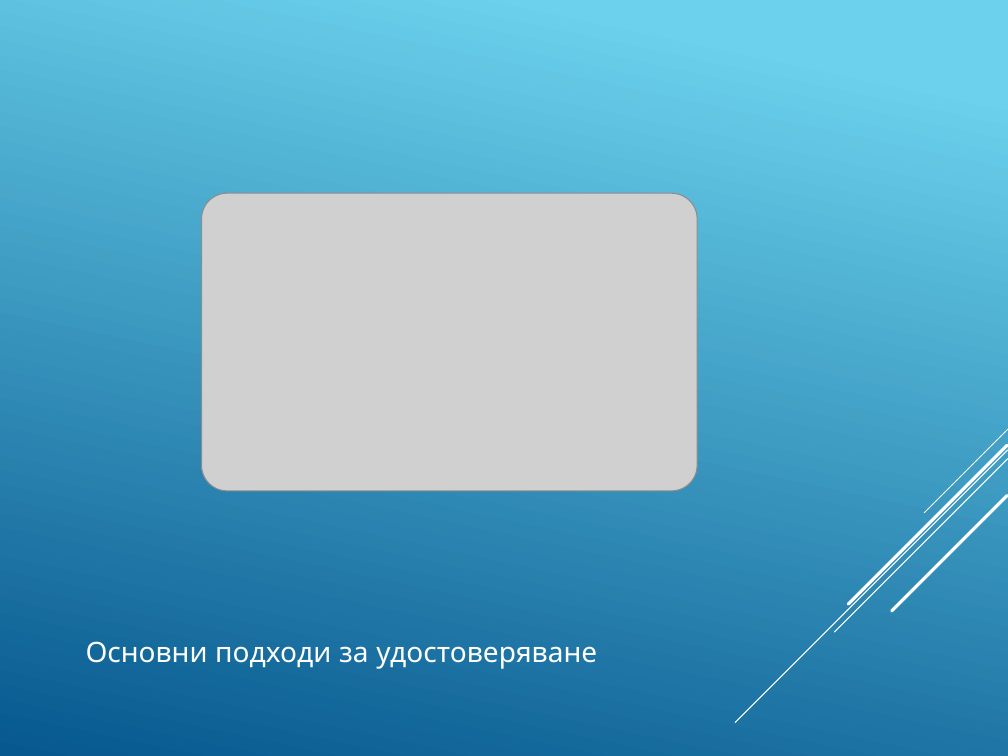
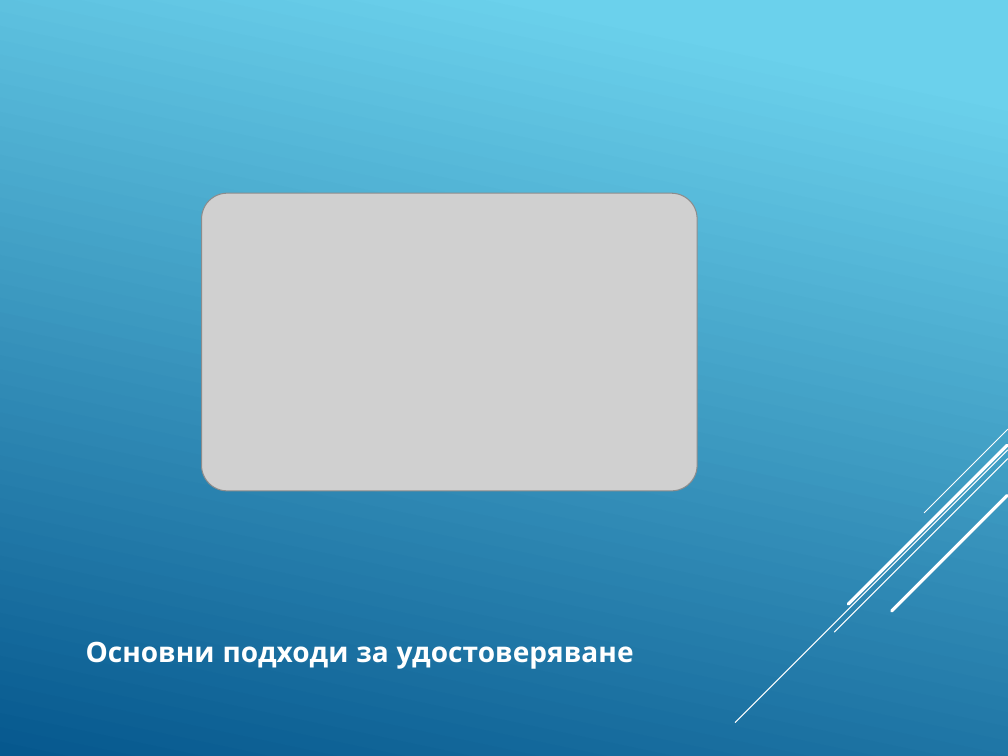
Before and after one commit to pgee-dzi2024/Theme_2501, a slide deck: slide 5 of dr/Защита.pptx. Drawn at 1008x756 pixels with LibreOffice and Linux fonts; fonts in the diff are those of the drawing; grey boxes stand for pictures. Boxes give left, top, right and bottom in pixels: in the first picture for what was removed or moved away, otherwise in the second. Text is boxed around its words. In the diff, an @@ line names an element or a change of style, - is before the commit and + after.

```diff
--- a/dr/Защита.pptx
+++ b/dr/Защита.pptx
@@ text "Основни подходи за удостоверяване" at [86,641,634,669]: bold on @@
```
Also in this commit, not shown: 3 other slides changed, 6 slides added, 5 slides removed, 3 other files.
